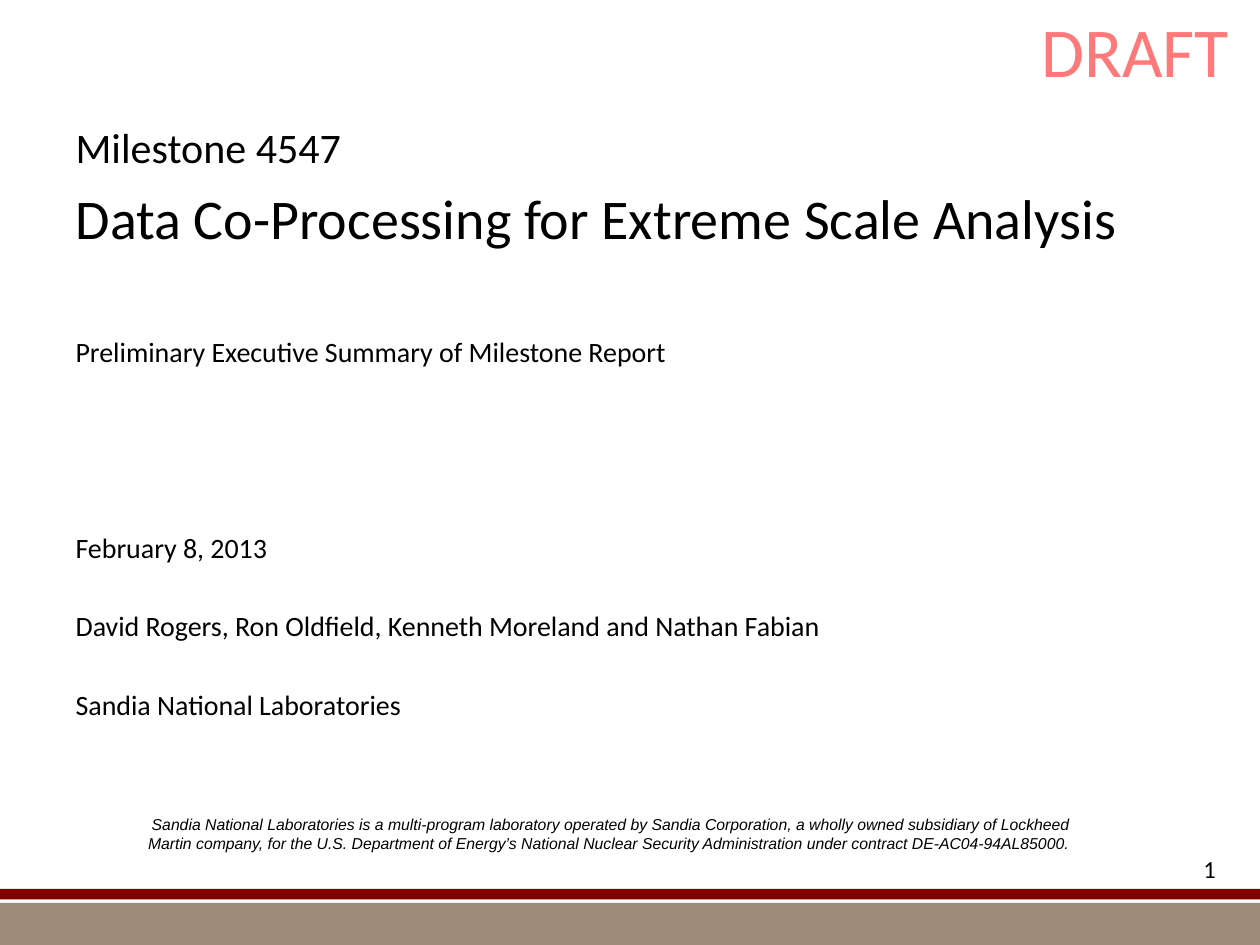
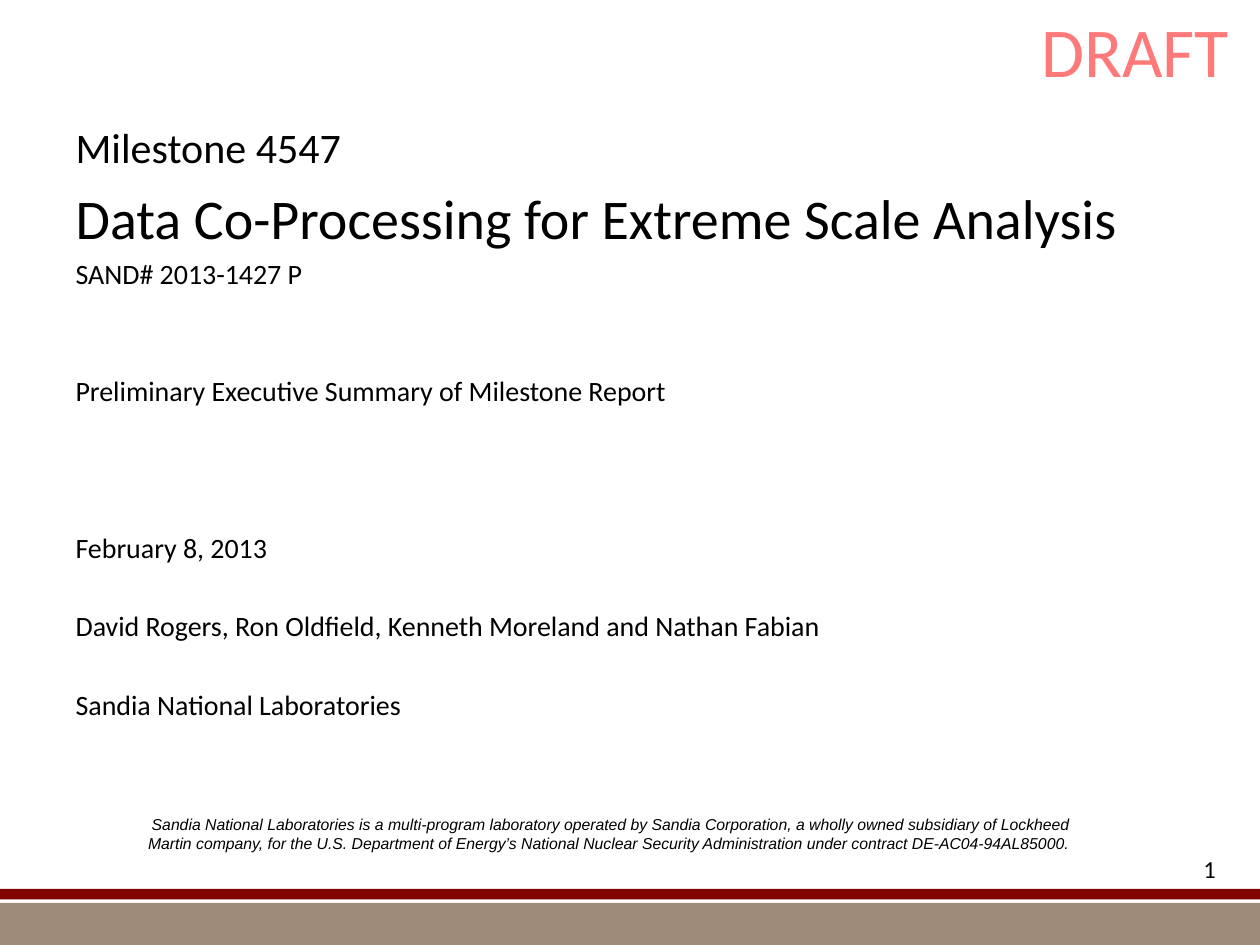
Before and after one commit to kmorel-papers/MilestoneFY13, a slide deck: slide 1 of Summary/SummarySlides.pptx. Drawn at 1260x945 pixels with LibreOffice and Linux fonts; fonts in the diff are those of the drawing; background and template pictures are left out. Boxes give left, top, right and bottom in pixels: in the first picture for what was removed or moved away, otherwise in the second. Text is boxed around its words. In the diff, an @@ line names an element or a change of style, - is before the commit and + after.

Commit message:
Added the SAND number to the slides.

```diff
--- a/Summary/SummarySlides.pptx
+++ b/Summary/SummarySlides.pptx
@@ text at (76, 265, 302, 285): paragraph added @@
+SAND# 2013-1427 P
```
